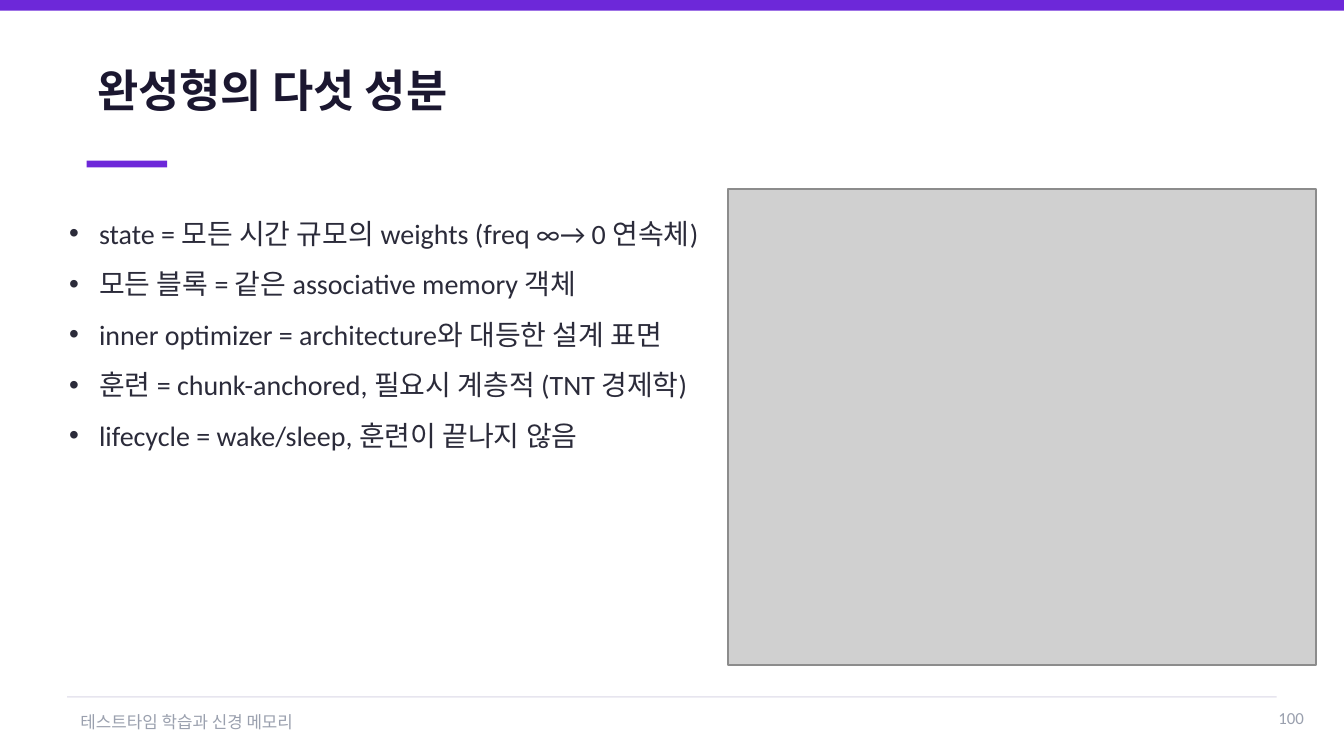
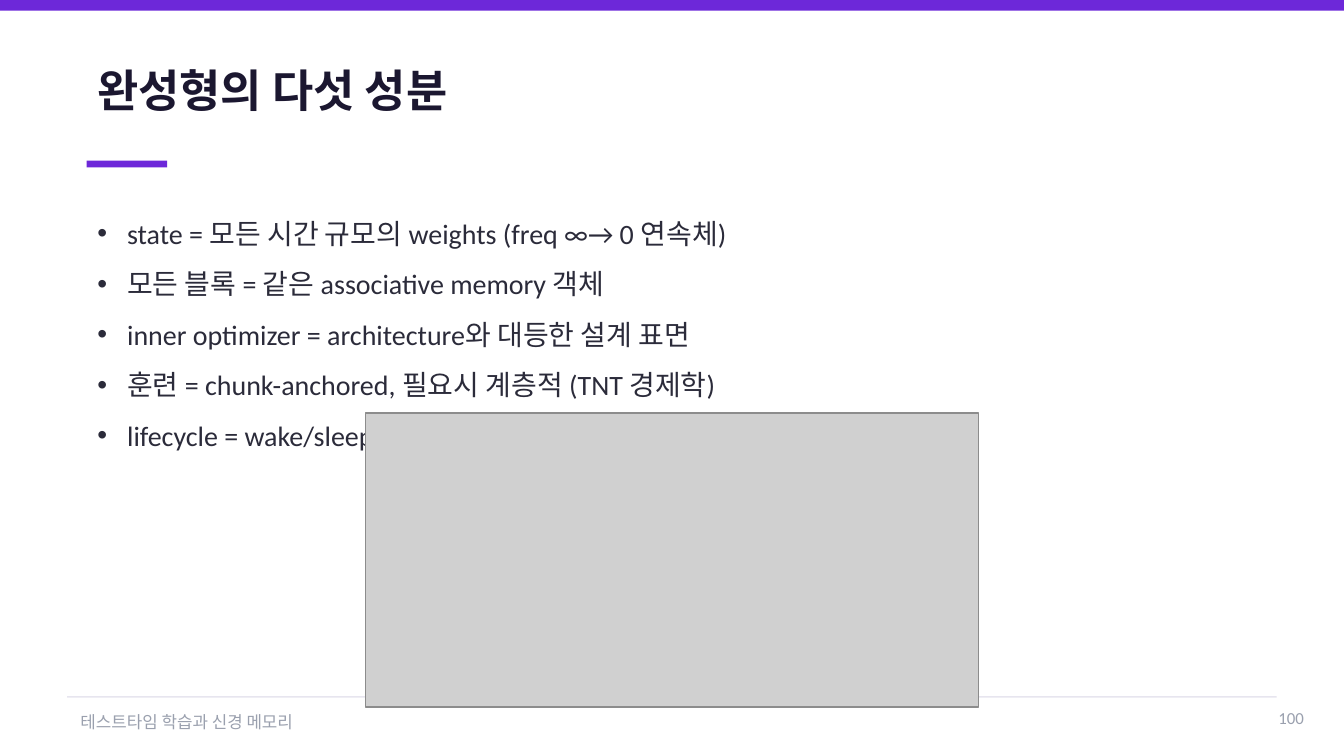
Before and after one commit to jimmylegendary/neural-memory-study, a slide deck: slide 100 of seminar/TTT-neural-memory-seminar.pptx. Drawn at 1344x756 pixels with LibreOffice and Linux fonts; fonts in the diff are those of the drawing; grey boxes stand for pictures. Boxes give left, top, right and bottom in pixels: in the first picture for what was removed or moved away, otherwise in the second. Text is boxed around its words. In the diff, an @@ line names an element or a change of style, - is before the commit and + after.

```diff
--- a/seminar/TTT-neural-memory-seminar.pptx
+++ b/seminar/TTT-neural-memory-seminar.pptx
@@ text "state = 모든 시간 규모의 ...": place and size @@
-text "state = 모든 시간 규모의 ..." at box(99, 221, 699, 451)
+text "state = 모든 시간 규모의 ..." at box(127, 221, 727, 453)
@@ picture: place and size @@
-picture at box(728, 190, 1317, 665)
+picture at box(366, 413, 978, 707)
```
Also in this commit, not shown: 54 other slides changed, 1 other file.
